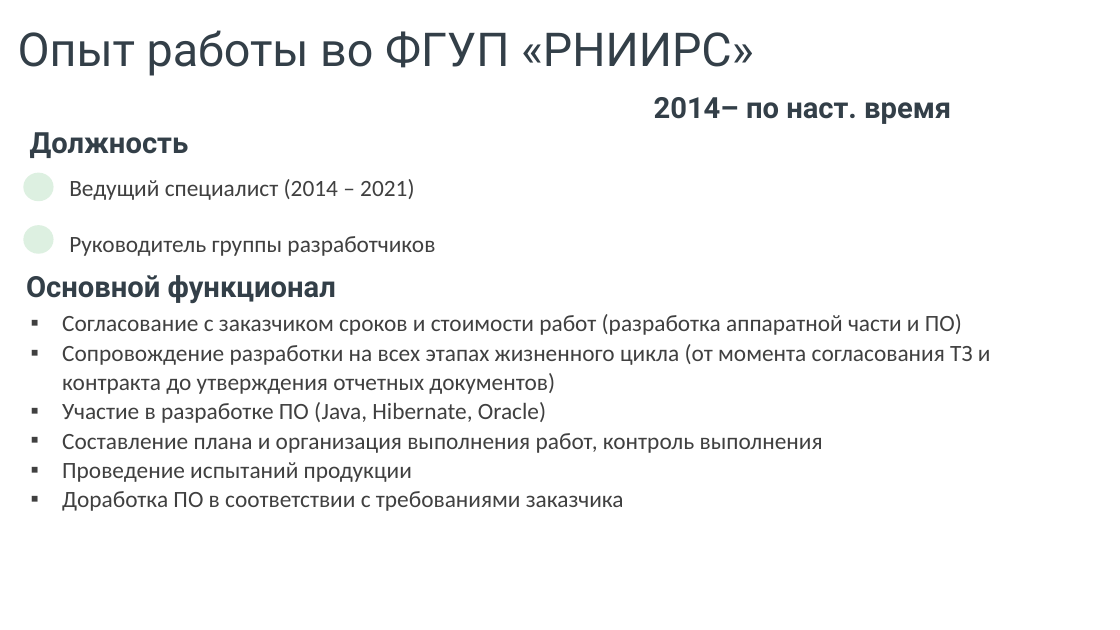
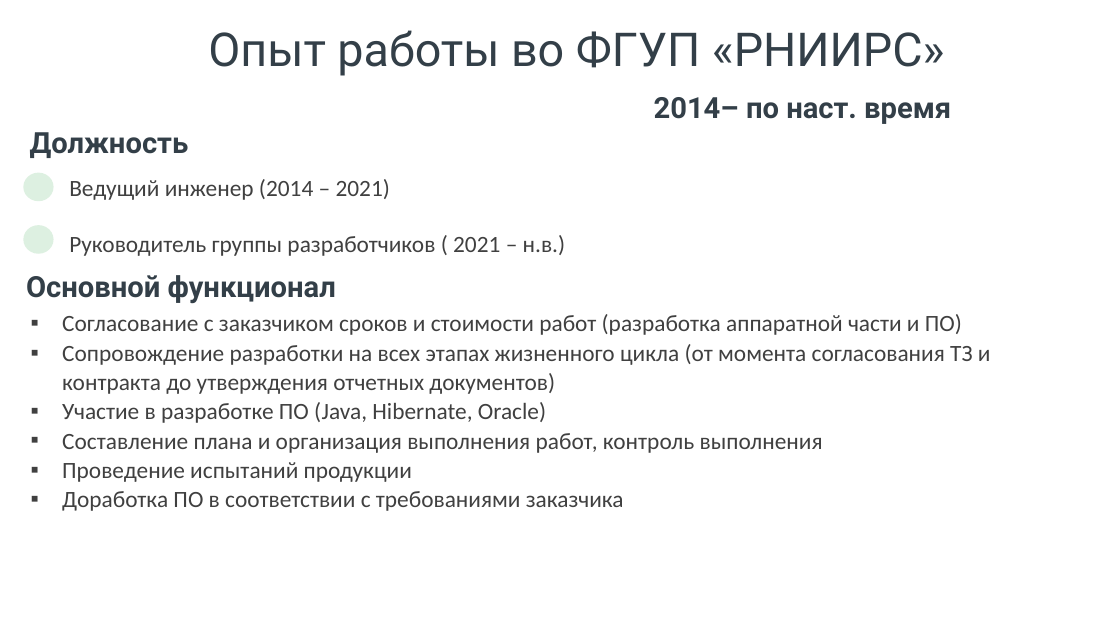
Before and after one commit to Filipp931/SberCoursework, a slide deck: slide 3 of Презентация проекта (1).pptx. Drawn at 1120x630 pixels with LibreOffice and Linux fonts; fonts in the diff are those of the drawing; background and template pictures are left out. Boxes give left, top, right and bottom in pixels: in the first picture for what was removed or moved away, otherwise in the second. Text is boxed around its words. In the diff, an @@ line names an element or a change of style, - is before the commit and + after.

```diff
--- a/Презентация проекта (1).pptx
+++ b/Презентация проекта (1).pptx
@@ text "Опыт работы во ФГУП «РНИИРС»" at (x1=208, y1=30, x2=945, y2=76): alignment left to centre @@
@@ freeform shape removed at (x1=562, y1=77, x2=1024, y2=582) @@
@@ text at (x1=69, y1=179, x2=390, y2=200): text changed @@
-Ведущий специалист (2014 – 2021)
+Ведущий инженер (2014 – 2021)
@@ text at (x1=69, y1=235, x2=566, y2=256): text changed @@
-Руководитель группы разработчиков
+Руководитель группы разработчиков ( 2021 – н.в.)
```
Also in this commit, not shown: 2 other slides changed.
